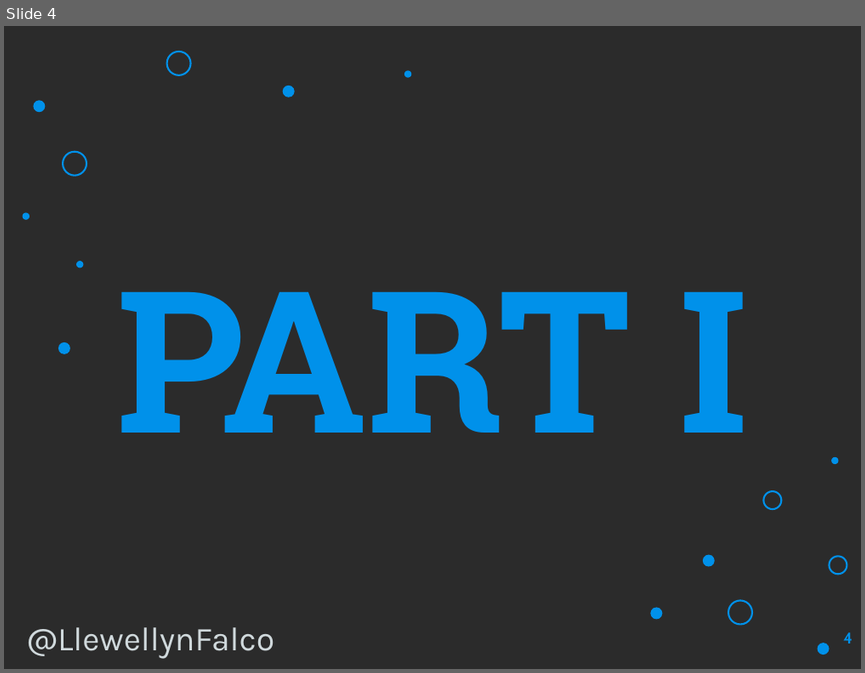
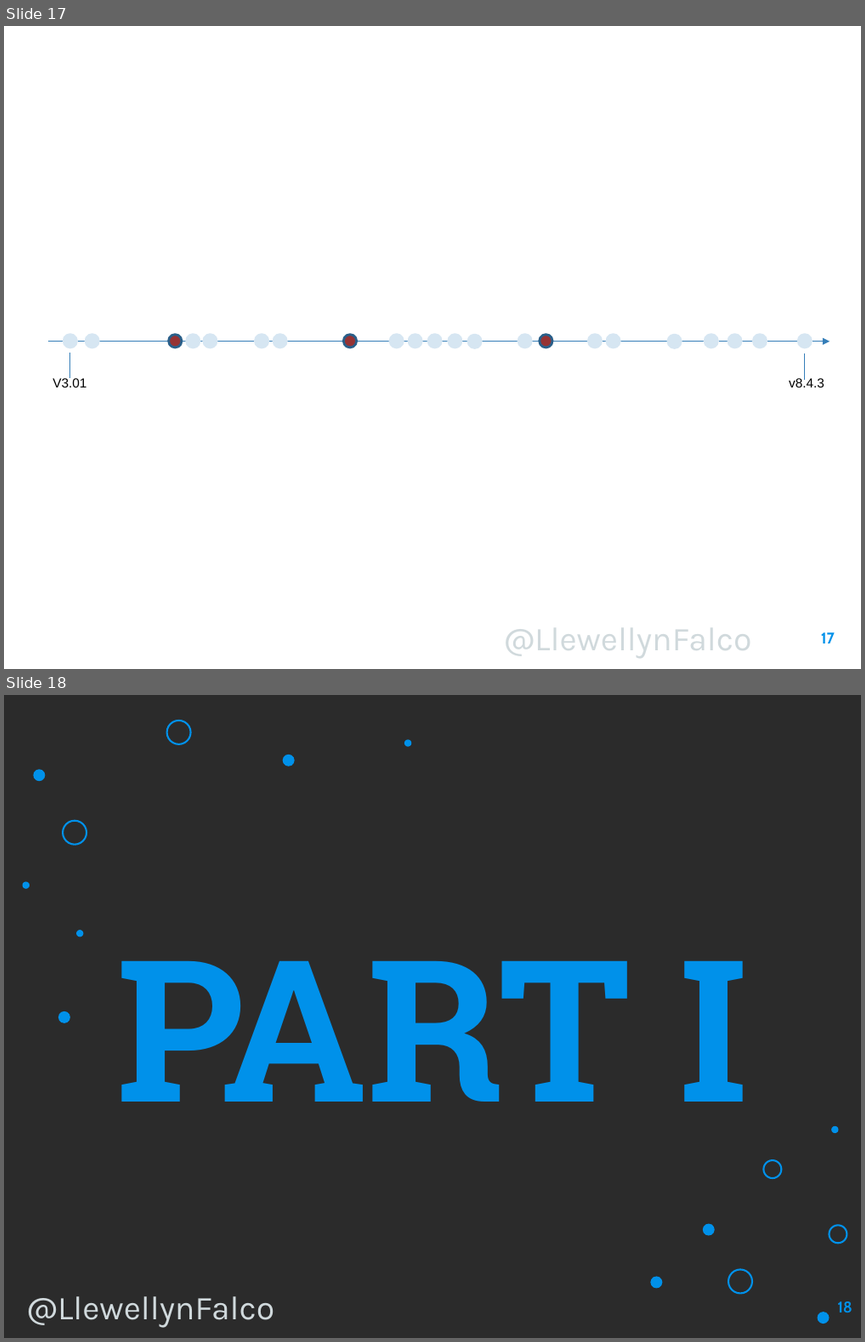
Before and after one commit to isidore/Talk-AvoidingLockIn, a slide deck: Avoiding Lock-In.pptx. Shown one above the other, each under a label of ours: slide 4 before the commit, slides 17 and 18 after it. The pictures are 865x673 and 865x1342 pixels, drawn with LibreOffice and Linux fonts; fonts in the diff are those of the drawing; background and template pictures are left out; a plain dark background stands for a picture behind light text. Boxes give left, top, right and bottom in pixels: in the first picture for what was removed or moved away, otherwise in the second. Text is boxed around its words. In the diff, an @@ line names an element or a change of style, - is before the commit and + after.

```diff
--- a/Avoiding Lock-In.pptx
+++ b/Avoiding Lock-In.pptx
@@ slide 17 added at box(4, 26, 861, 669), background picture (left out) @@
@@ arrow added from (48, 341) to (829, 341), #367EB9 0.75 pt @@
@@ ellipse added at box(64, 335, 77, 347), fill #D6E6F2, outline #D6E6F2 2 pt @@
@@ line added from (70, 352) to (70, 378), #367EB9 0.75 pt @@
@@ ellipse added at box(86, 335, 98, 347), fill #D6E6F2, outline #D6E6F2 2 pt @@
@@ ellipse added at box(169, 335, 182, 347), fill #963334, outline #2B5F8A 2 pt @@
@@ ellipse added at box(187, 335, 200, 347), fill #D6E6F2, outline #D6E6F2 2 pt @@
@@ ellipse added at box(204, 335, 216, 347), fill #D6E6F2, outline #D6E6F2 2 pt @@
@@ ellipse added at box(255, 335, 268, 347), fill #D6E6F2, outline #D6E6F2 2 pt @@
@@ ellipse added at box(274, 335, 287, 347), fill #D6E6F2, outline #D6E6F2 2 pt @@
@@ ellipse added at box(343, 335, 356, 347), fill #963334, outline #2B5F8A 2 pt @@
@@ ellipse added at box(390, 335, 403, 347), fill #D6E6F2, outline #D6E6F2 2 pt @@
@@ ellipse added at box(409, 335, 421, 347), fill #D6E6F2, outline #D6E6F2 2 pt @@
@@ ellipse added at box(428, 335, 441, 347), fill #D6E6F2, outline #D6E6F2 2 pt @@
@@ ellipse added at box(449, 335, 461, 347), fill #D6E6F2, outline #D6E6F2 2 pt @@
@@ ellipse added at box(468, 335, 481, 347), fill #D6E6F2, outline #D6E6F2 2 pt @@
@@ ellipse added at box(518, 335, 531, 347), fill #D6E6F2, outline #D6E6F2 2 pt @@
@@ ellipse added at box(540, 335, 552, 347), fill #963334, outline #2B5F8A 2 pt @@
@@ ellipse added at box(588, 335, 602, 347), fill #D6E6F2, outline #D6E6F2 2 pt @@
@@ ellipse added at box(607, 335, 619, 347), fill #D6E6F2, outline #D6E6F2 2 pt @@
@@ ellipse added at box(668, 335, 681, 347), fill #D6E6F2, outline #D6E6F2 2 pt @@
@@ ellipse added at box(705, 335, 718, 347), fill #D6E6F2, outline #D6E6F2 2 pt @@
@@ ellipse added at box(728, 335, 741, 347), fill #D6E6F2, outline #D6E6F2 2 pt @@
@@ ellipse added at box(753, 335, 766, 347), fill #D6E6F2, outline #D6E6F2 2 pt @@
@@ ellipse added at box(798, 335, 812, 347), fill #D6E6F2, outline #D6E6F2 2 pt @@
@@ line added from (804, 353) to (804, 379), #367EB9 0.75 pt @@
@@ text added at box(52, 377, 86, 387), 11 pt, text #000000 @@
+V3.01
@@ text added at box(789, 377, 824, 387), 11 pt, text #000000 @@
+v8.4.3
@@ text added at box(504, 628, 752, 658), 28 pt, text #D0D9DC @@
+@LlewellynFalco
@@ page number added at box(821, 632, 834, 643), 13 pt, text #0091EA, bold @@
+17
@@ what was slide 4 is now slide 18 @@
@@ page number at box(837, 1301, 852, 1312): text changed @@
-4
+18
```
Also in this commit, not shown: 1 slide changed, 13 other slides added, 1 other file.
